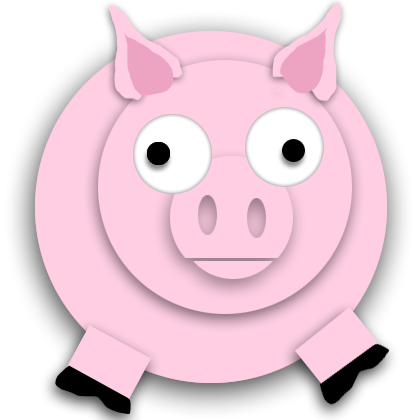
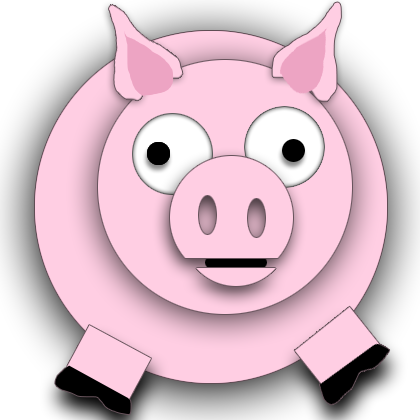
Revision of a layered 420×420 image; what changed, layer by layer:
moved "snout" above "Mouth", painted on it over (x1=170, y1=156, x2=293, y2=286)
added layer "Mouth" above "Eyes" over (x1=205, y1=258, x2=267, y2=275)
painted on "ears" over (x1=275, y1=89, x2=282, y2=94)
